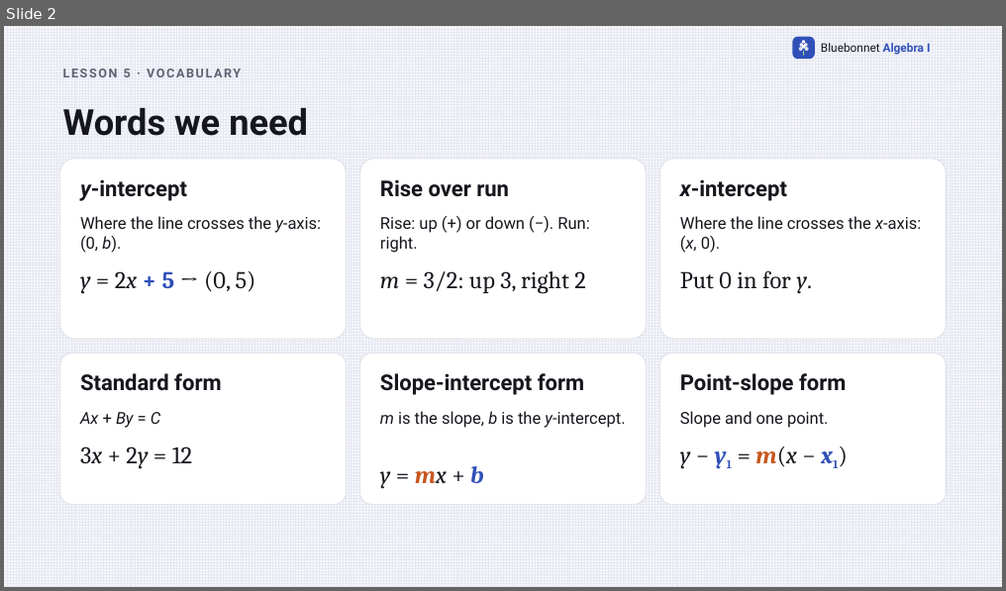
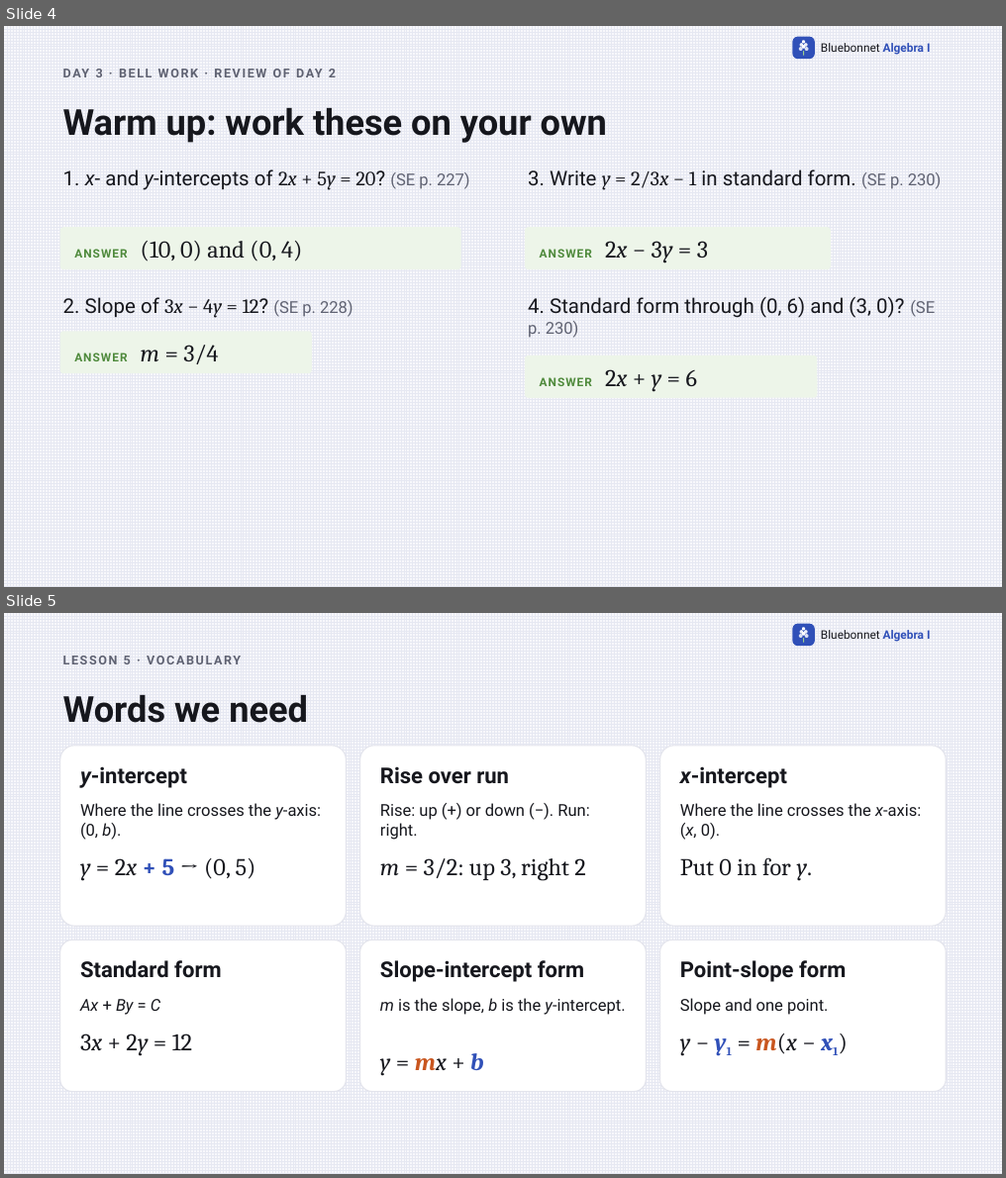
Before and after one commit to Apolloat2022/Algebra1M2U1L4, a slide deck: IEP/lesson5-using-linear-equations-IEP.pptx. Shown one above the other, each under a label of ours: slide 2 before the commit, slides 4 and 5 after it. The pictures are 1006x591 and 1006x1178 pixels, drawn with LibreOffice and Linux fonts; fonts in the diff are those of the drawing. Boxes give left, top, right and bottom in pixels: in the first picture for what was removed or moved away, otherwise in the second. Text is boxed around its words. In the diff, an @@ line names an element or a change of style, - is before the commit and + after.

```diff
--- a/IEP/lesson5-using-linear-equations-IEP.pptx
+++ b/IEP/lesson5-using-linear-equations-IEP.pptx
@@ slide 4 added at bbox=[4, 26, 1002, 587], background pattern #E6E8F2 on #F7F7FB; not listed: 9 template elements that a slide beside it also shows @@
@@ text added at bbox=[96, 69, 336, 77], 12 pt, text #5F6272, bold @@
+DAY 3 · BELL WORK · REVIEW OF DAY 2
@@ text added at bbox=[63, 107, 607, 143], 34.5 pt, text #16171D, bold @@
+Warm up: work these on your own
@@ text added at bbox=[63, 170, 470, 190], 19.5 pt, text #16171D @@
+1. x- and y-intercepts of 2x + 5y = 20? (SE p. 227)
@@ text added at bbox=[528, 170, 942, 190], 19.5 pt, text #16171D @@
+3. Write y = 2/3x − 1 in standard form. (SE p. 230)
@@ rounded rectangle added at bbox=[60, 227, 461, 271], fill #EDF5E9, 23.2 pt, text #16171D @@
+ANSWER (10, 0) and (0, 4)
@@ rounded rectangle added at bbox=[525, 227, 832, 271], fill #EDF5E9, 23.2 pt, text #16171D @@
+ANSWER 2x − 3y = 3
@@ text added at bbox=[63, 297, 353, 318], 19.5 pt, text #16171D @@
+2. Slope of 3x − 4y = 12? (SE p. 228)
@@ text added at bbox=[528, 297, 935, 338], 19.5 pt, text #16171D @@
+4. Standard form through (0, 6) and (3, 0)? (SE p. 230)
@@ rounded rectangle added at bbox=[60, 332, 312, 374], fill #EDF5E9, 11.2 pt, text #4F8A3C, bold @@
+ANSWER m = 3/4
@@ rounded rectangle added at bbox=[525, 356, 818, 398], fill #EDF5E9, 11.2 pt, text #4F8A3C, bold @@
+ANSWER 2x + y = 6
@@ what was slide 2 is now slide 5 @@
```
Also in this commit, not shown: 2 other slides added, 6 other files.
